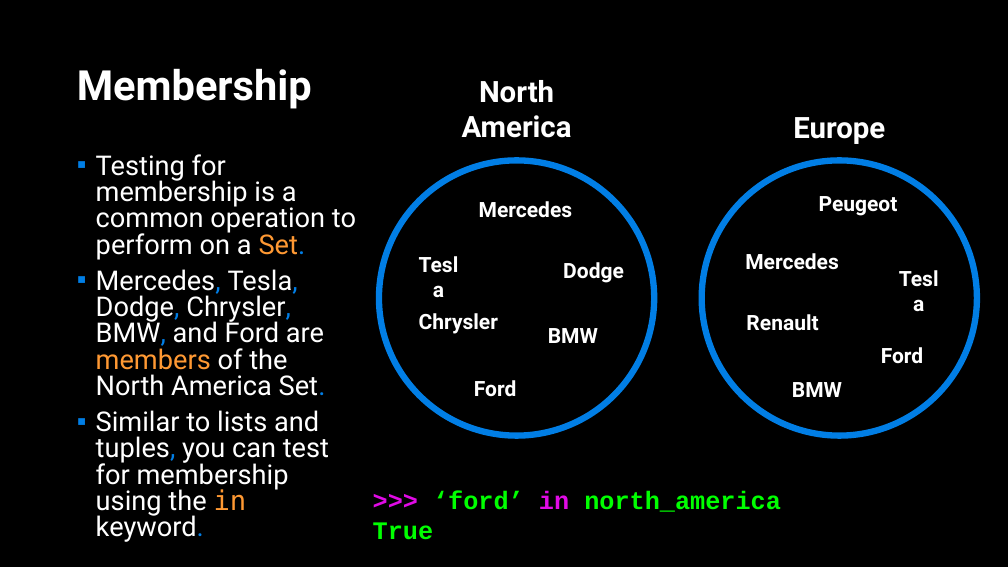
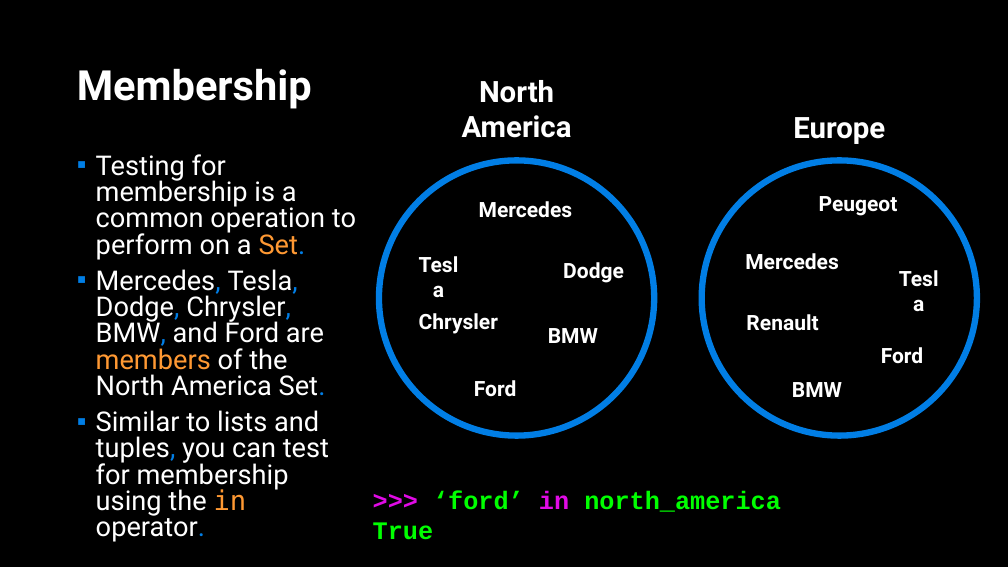
Before and after one commit to APS106/APS106-winter-2022-material, a slide deck: slide 17 of lectures/week8/lecture1/slides/week8_lecture1.pptx. Drawn at 1008x567 pixels with LibreOffice and Linux fonts; fonts in the diff are those of the drawing; background and template pictures are left out. Boxes give left, top, right and bottom in pixels: in the first picture for what was removed or moved away, otherwise in the second. Text is boxed around its words. In the diff, an @@ line names an element or a change of style, - is before the commit and + after.

```diff
--- a/lectures/week8/lecture1/slides/week8_lecture1.pptx
+++ b/lectures/week8/lecture1/slides/week8_lecture1.pptx
@@ text at box(96, 410, 329, 542): text changed @@
-▪ Similar to lists and tuples, you can test for membership using the in keyword.
+▪ Similar to lists and tuples, you can test for membership using the in operator.
```
Also in this commit, not shown: 6 other slides changed, 1 slide removed, 6 other files.
